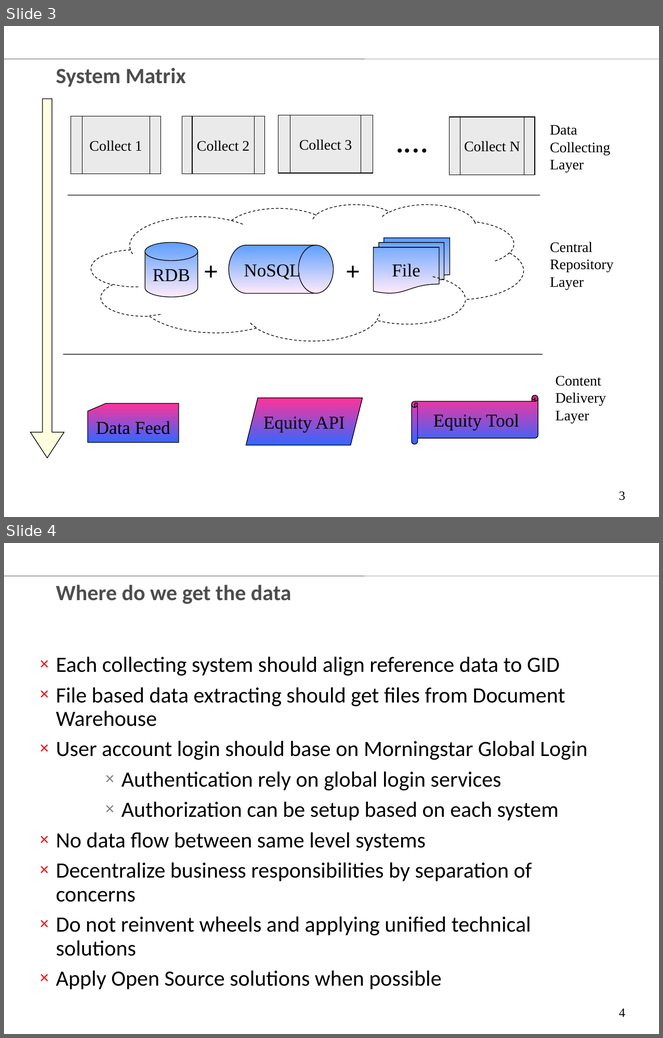
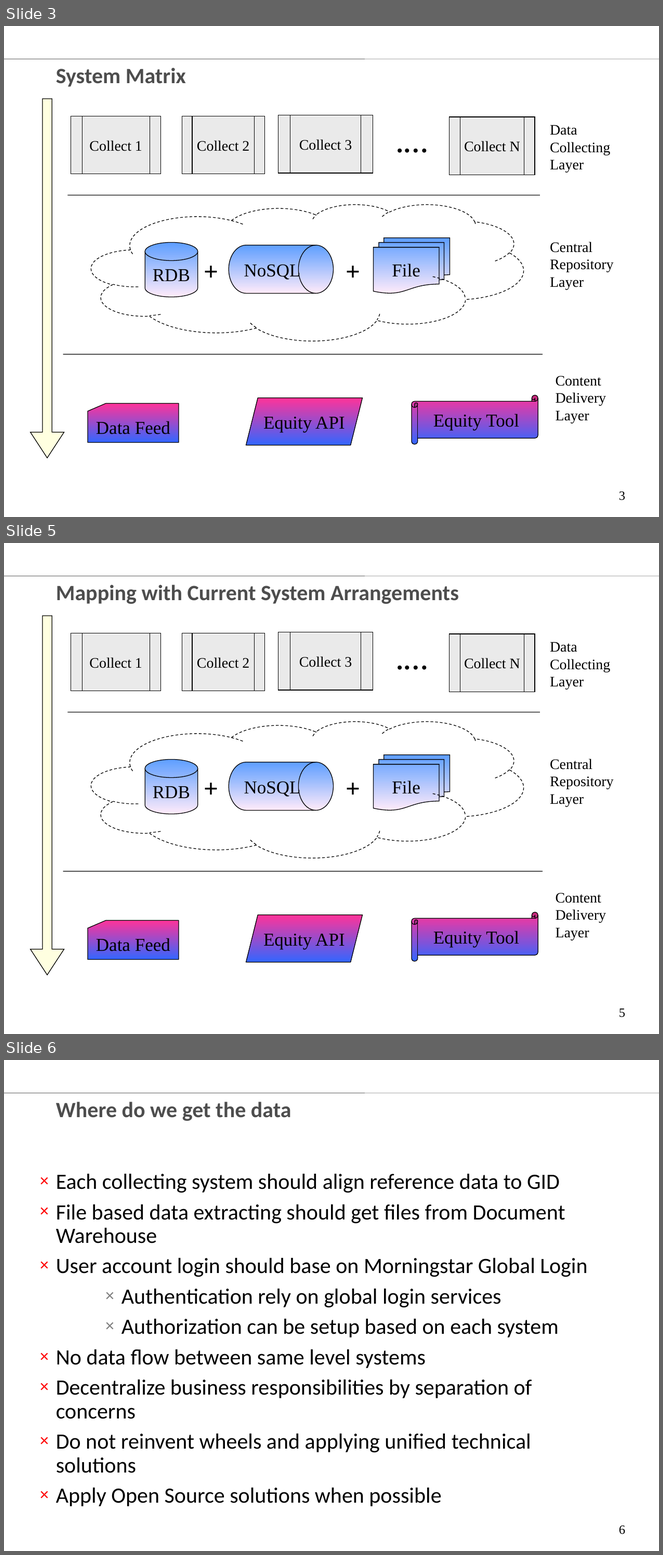
Before and after one commit to chenglx/myenv, a slide deck: Equity Data Technology Vision.ppt. Shown one above the other, each under a label of ours: slides 3 and 4 before the commit, slides 3, 5 and 6 after it; the slides between them are not shown. The pictures are 663x1038 and 663x1555 pixels, drawn with LibreOffice and Linux fonts; fonts in the diff are those of the drawing; background and template pictures are left out. Boxes give left, top, right and bottom in pixels: in the first picture for what was removed or moved away, otherwise in the second. Text is boxed around its words. In the diff, an @@ line names an element or a change of style, - is before the commit and + after.

```diff
--- a/Equity Data Technology Vision.ppt
+++ b/Equity Data Technology Vision.ppt
@@ slide 5 added at (4,543,659,1034), background #FFFFFF; not listed: 1 template element that a slide beside it also shows @@
@@ title added at (56,585,459,604), 24 pt, text #4D4D4D, bold @@
+Mapping with Current System Arrangements
@@ down arrow added at (30,616,64,976), fill #FFFFCC at 60% opacity, outline #000000 0.74 pt @@
@@ group added at (71,632,535,692): 4 flow chart predefined processes, 1 text @@
+Collect 1
+Collect 2
+Collect 3
+.…
+Collect N
@@ text added at (550,642,610,690), 16 pt, text #000000 @@
+Data Collecting Layer
@@ line added from (67, 712) to (540, 712), #000000 0.74 pt @@
@@ freeform shape added at (91,721,523,858), outline #000000 0.74 pt dashed @@
@@ cylinder added at (145,760,198,814), fill gradient #5E9EFF to #FFEBFA, outline #000000 0.74 pt, 20 pt, text #000000 @@
+RDB
@@ flow chart multidocument added at (374,755,450,811), fill gradient #5E9EFF to #FFEBFA, outline #000000 0.74 pt, 20 pt, text #000000 @@
+File
@@ text added at (550,759,613,807), 16 pt, text #000000 @@
+Central Repository Layer
@@ text added at (194,768,228,806), 28 pt, text #000000, bold @@
++
@@ flow chart magnetic drum added at (229,762,334,811), fill gradient #5E9EFF to #FFEBFA, outline #000000 0.74 pt, 20 pt, text #000000 @@
+NoSQL
@@ text added at (336,768,370,806), 28 pt, text #000000, bold @@
++
@@ line added from (63, 871) to (543, 871), #000000 0.74 pt @@
@@ text added at (556,893,607,941), 16 pt, text #000000 @@
+Content Delivery Layer
@@ parallelogram added at (246,915,362,962), fill gradient #FF3399 to #3366FF, outline #000000 0.74 pt, 20 pt, text #000000 @@
+Equity API
@@ horizontal scroll added at (412,913,538,962), fill gradient #FF3399 to #3366FF, outline #000000 0.74 pt, 20 pt, text #000000 @@
+Equity Tool
@@ flow chart punched card added at (88,921,179,960), fill gradient #FF3399 to #3366FF, outline #000000 0.74 pt, 20 pt, text #000000 @@
+Data Feed
@@ page number added at (619,1009,625,1018), 14 pt, text #000000 @@
+5
@@ what was slide 4 is now slide 6 @@
@@ page number at (619,1525,625,1535): text changed @@
-4
+6
```
Also in this commit, not shown: 1 other slide added.
